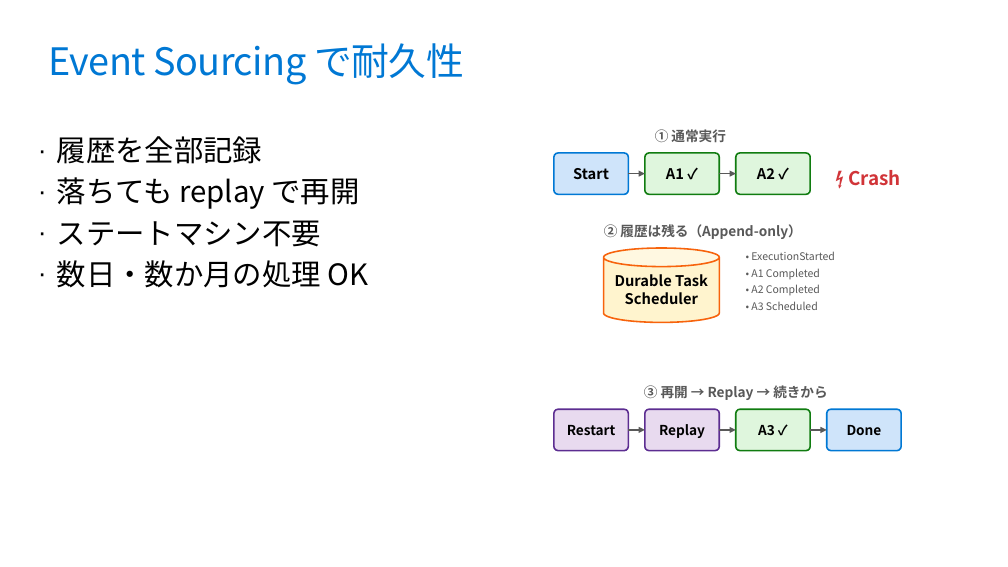
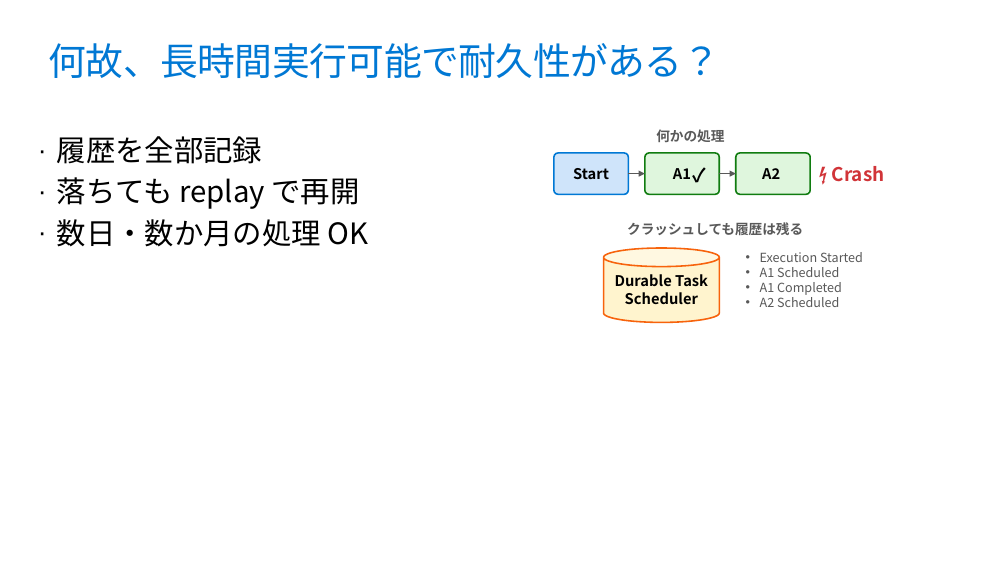
Before and after one commit to runceel/yonayona-durable, a slide deck: slide 11 of slides/slides.pptx. Drawn at 1008x567 pixels with LibreOffice and Linux fonts; fonts in the diff are those of the drawing; background and template pictures are left out. Boxes give left, top, right and bottom in pixels: in the first picture for what was removed or moved away, otherwise in the second. Text is boxed around its words. In the diff, an @@ line names an element or a change of style, - is before the commit and + after.

```diff
--- a/slides/slides.pptx
+++ b/slides/slides.pptx
@@ title at bbox=[49, 43, 720, 78]: text changed @@
-Event Sourcing で耐久性
+何故、長時間実行可能で耐久性がある？
@@ text at bbox=[656, 129, 724, 142]: text changed @@
-① 通常実行
+何かの処理
@@ text "⚡ Crash": place and size @@
-text "⚡ Crash" at bbox=[848, 170, 901, 186]
+text "⚡ Crash" at bbox=[832, 166, 885, 182]
@@ text in rounded rectangle at bbox=[673, 168, 691, 179]: text changed @@
-A1 ✓
+A1
@@ text added at bbox=[685, 160, 721, 191], 18 pt, text #000000, bold @@
+✓
@@ text in rounded rectangle at bbox=[762, 168, 780, 179]: text changed @@
-A2 ✓
+A2
@@ text at bbox=[57, 220, 321, 247]: paragraph removed @@
-· ステートマシン不要
@@ text at bbox=[627, 222, 803, 235]: text changed @@
-② 履歴は残る（Append-only）
+クラッシュしても履歴は残る
@@ text "Execution Started" at bbox=[760, 252, 863, 307]: vertical alignment middle to top @@
@@ text removed at bbox=[751, 268, 820, 279] @@
-• A1 Completed
@@ text at bbox=[760, 252, 863, 307]: text changed; size 10 to 12 pt @@
-• ExecutionStarted
+• Execution Started
+• A1 Scheduled
+• A1 Completed
+• A2 Scheduled
@@ text removed at bbox=[751, 284, 820, 295] @@
-• A2 Completed
@@ text removed at bbox=[751, 301, 818, 310] @@
-• A3 Scheduled
@@ text removed at bbox=[644, 383, 827, 401] @@
-③ 再開 → Replay → 続きから
@@ rounded rectangle removed at bbox=[554, 409, 628, 451] @@
-Restart
@@ rounded rectangle removed at bbox=[645, 409, 719, 451] @@
-Replay
@@ rounded rectangle removed at bbox=[736, 409, 810, 451] @@
-A3 ✓
@@ rounded rectangle removed at bbox=[827, 409, 901, 451] @@
-Done
@@ arrow removed from (628, 430) to (645, 430) @@
@@ arrow removed from (719, 430) to (736, 430) @@
@@ arrow removed from (811, 430) to (827, 430) @@
```
Also in this commit, not shown: 9 other slides changed, 1 slide added, 1 other file.
